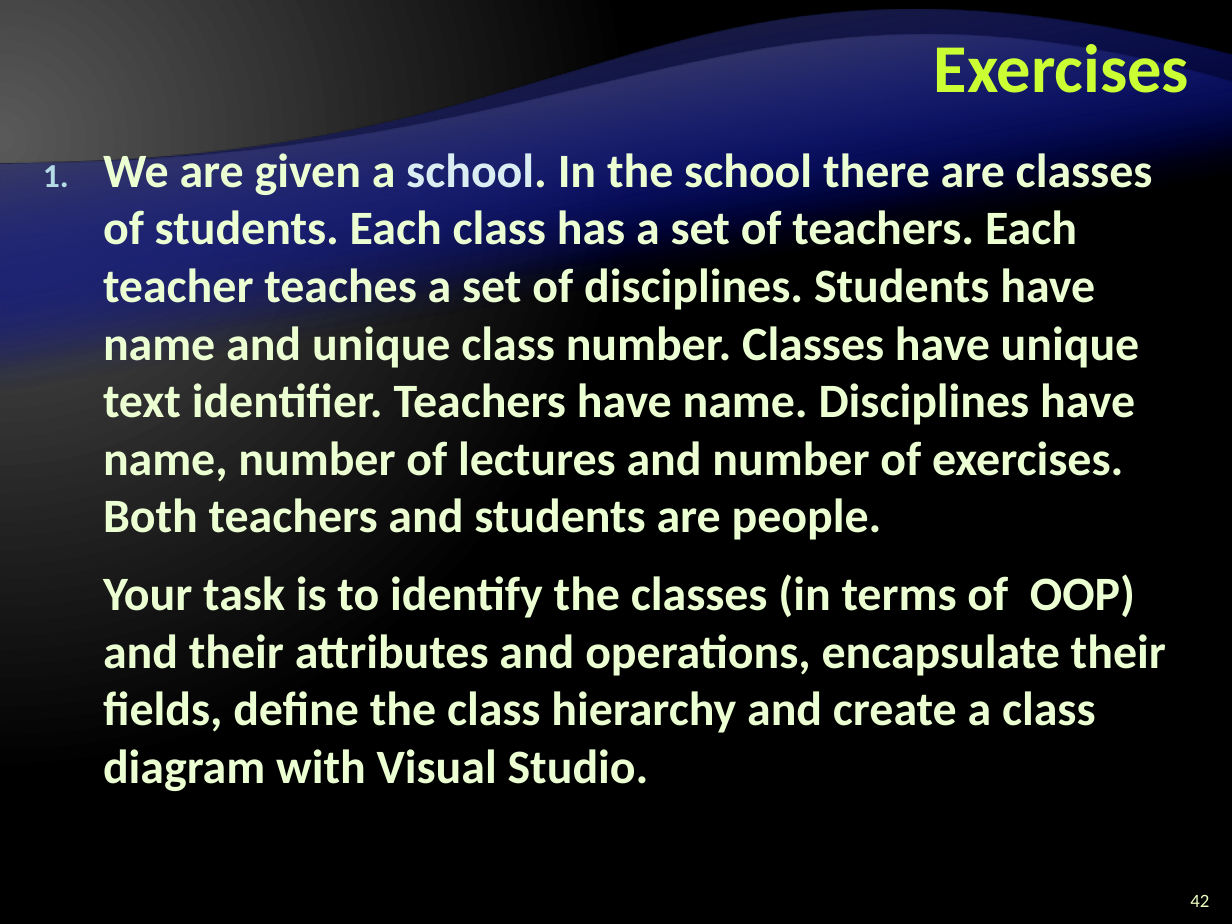
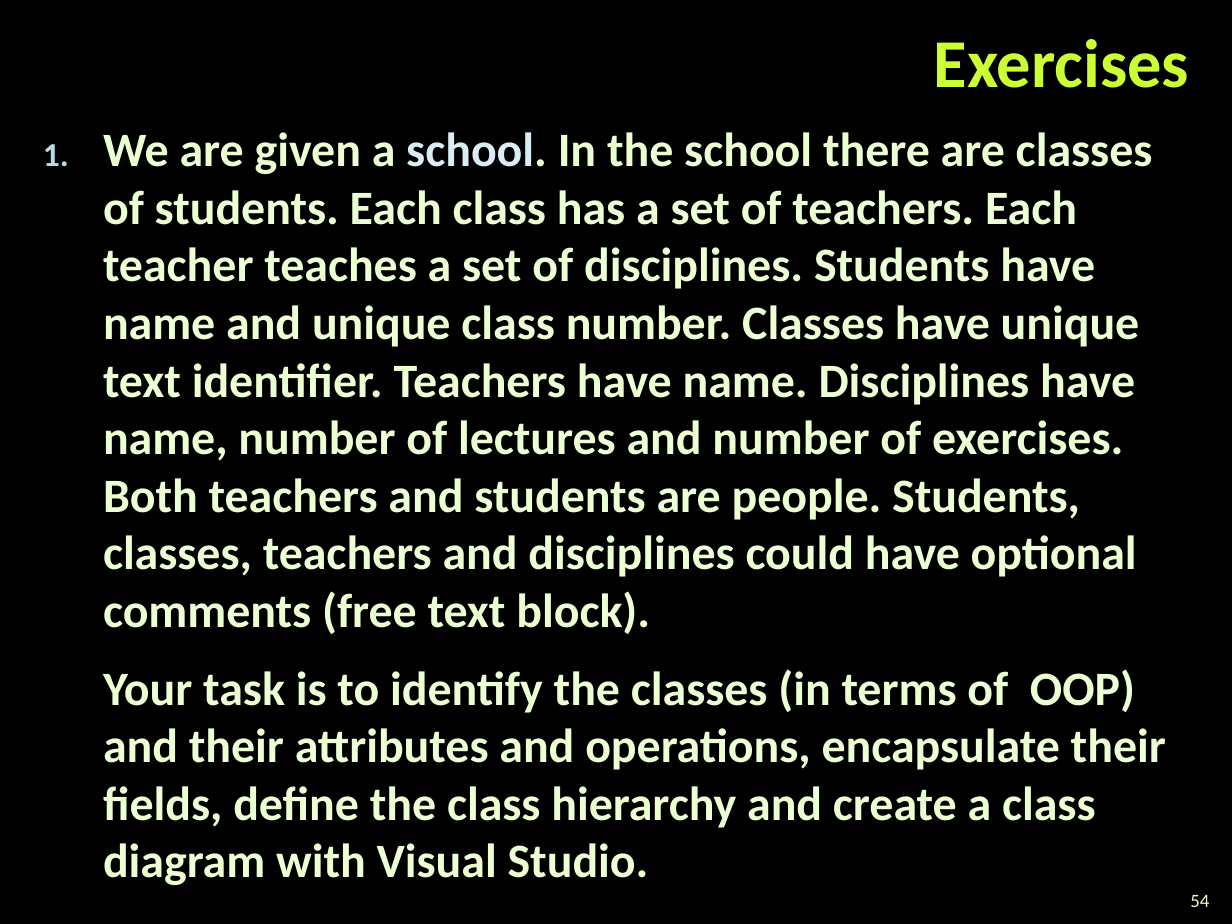
Before and after one commit to zlatkov/Telerik-Academy, a slide deck: slide 54 of C#OOP/Object-Oriented-Programming-Principles-Part-I.pptx (slide 42 before the commit). Drawn at 1232x924 pixels with LibreOffice and Linux fonts; fonts in the diff are those of the drawing; background and template pictures are left out. Boxes give left, top, right and bottom in pixels: in the first picture for what was removed or moved away, otherwise in the second. Text is boxed around its words. In the diff, an @@ line names an element or a change of style, - is before the commit and + after.

```diff
--- a/C#OOP/Object-Oriented-Programming-Principles-Part-I.pptx
+++ b/C#OOP/Object-Oriented-Programming-Principles-Part-I.pptx
@@ background gradient #595959 to #000000 to picture (left out) @@
@@ title "Exercises" rewrapped from bbox=[934, 35, 1189, 93] to bbox=[934, 39, 1189, 88] @@
@@ freeform shape removed at bbox=[0, 55, 1232, 804] @@
@@ freeform shape removed at bbox=[0, 55, 1232, 804] @@
@@ freeform shape removed at bbox=[0, 83, 1232, 686] @@
@@ freeform shape removed at bbox=[0, 83, 1232, 686] @@
@@ text "We are given a school. ...": place and size @@
-text "We are given a school. ..." at bbox=[103, 147, 1166, 791]
+text "We are given a school. ..." at bbox=[103, 132, 1166, 885]
@@ text at bbox=[103, 132, 1153, 634]: text changed @@
-1. We are given a school. In the school there are classes of students. Each class has a set of teachers. Each teacher teaches a set of disciplines. Students have name and unique class number. Classes have unique text identifier. Teachers have name. Disciplines have name, number of lectures and number of exercises. Both teachers and students are people.
+1. We are given a school. In the school there are classes of students. Each class has a set of teachers. Each teacher teaches a set of disciplines. Students have name and unique class number. Classes have unique text identifier. Teachers have name. Disciplines have name, number of lectures and number of exercises. Both teachers and students are people. Students, classes, teachers and disciplines could have optional comments (free text block).
@@ page number at bbox=[1190, 895, 1209, 907]: text changed @@
-42
+54
```
Also in this commit, not shown: 41 other slides changed, 15 slides added, 2 slides removed, 37 other files.
